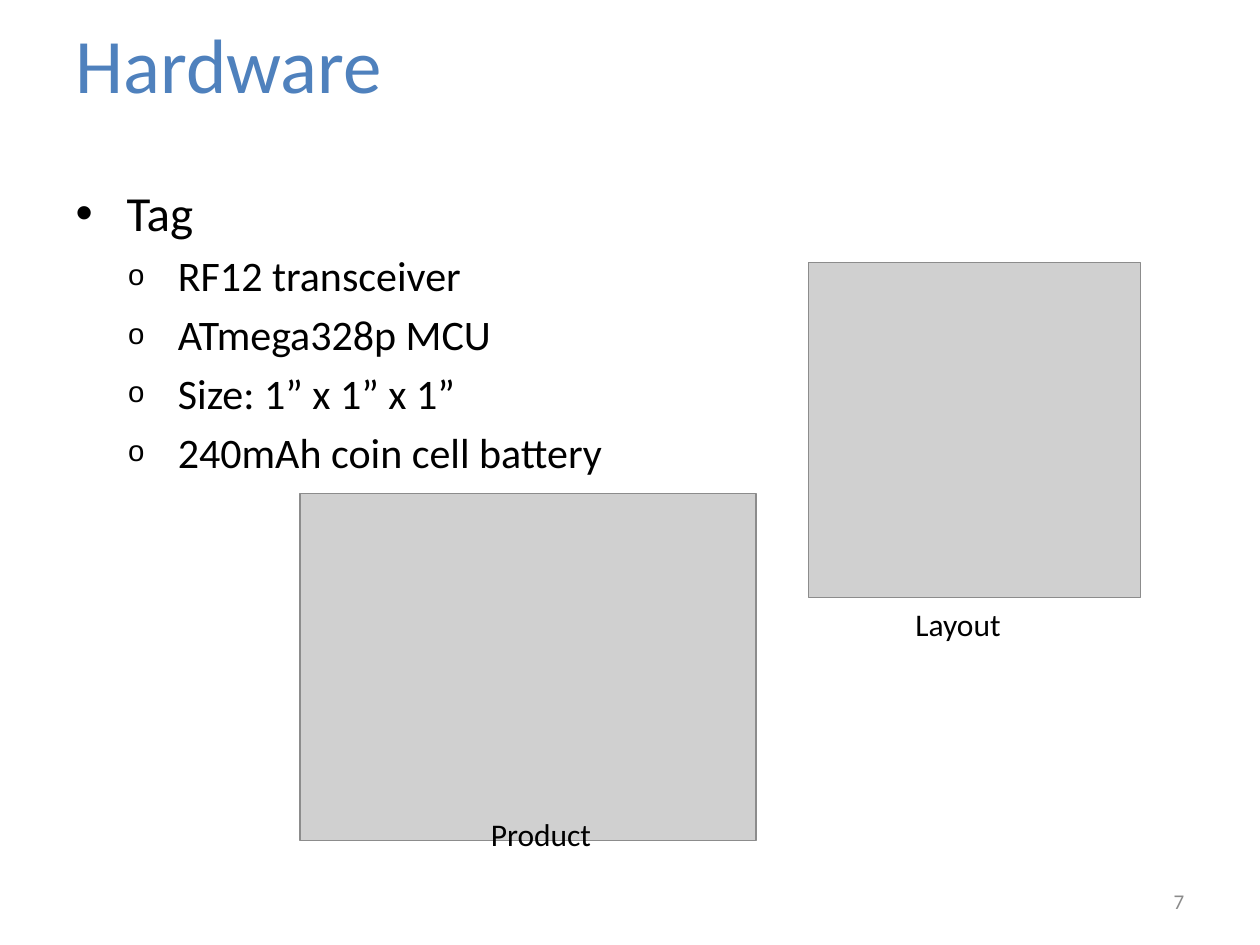
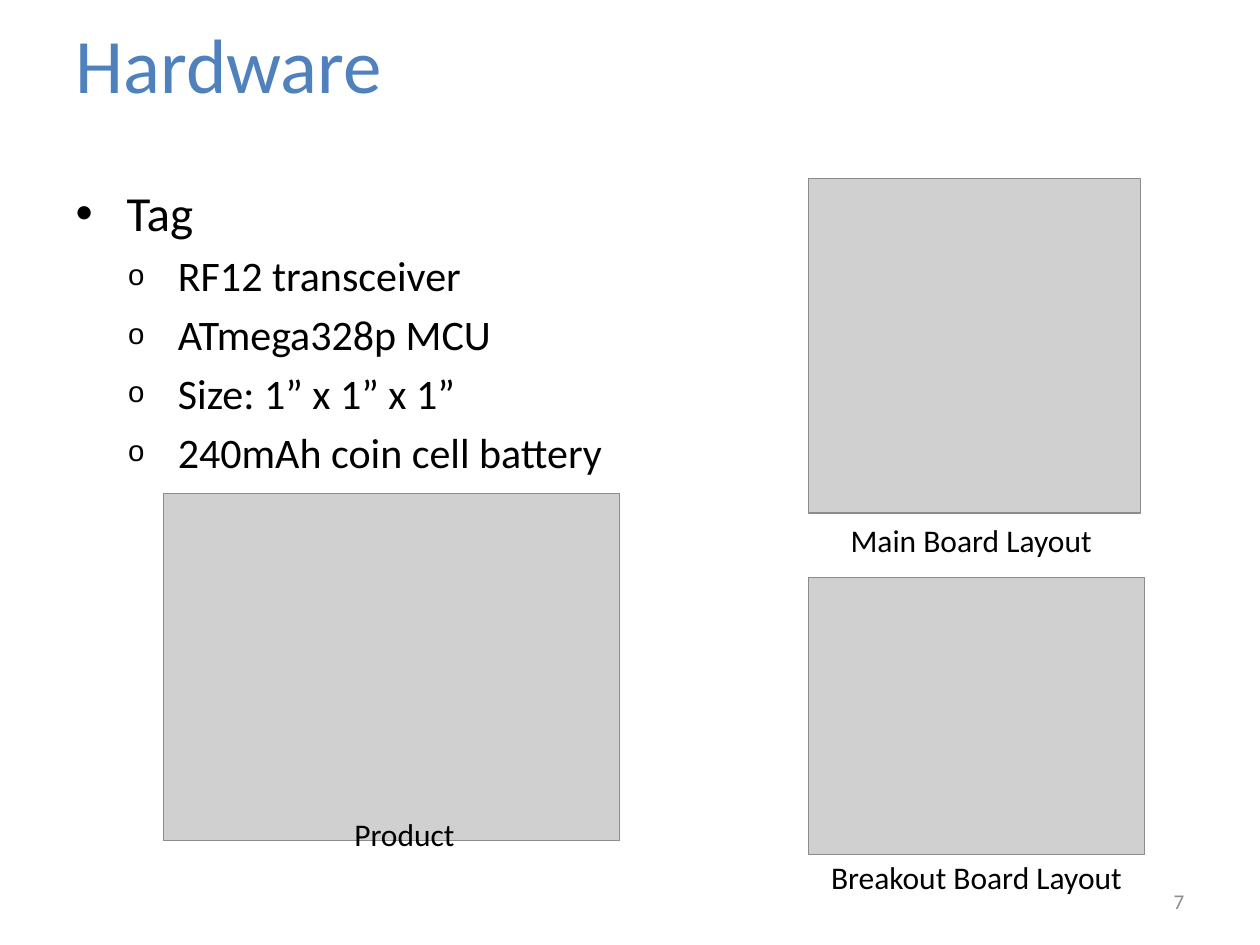
Before and after one commit to jolleekin/tiu-tracking, a slide deck: slide 7 of Docs/TIU_Tracking_Presentation_v1.pptx. Drawn at 1260x945 pixels with LibreOffice and Linux fonts; fonts in the diff are those of the drawing; grey boxes stand for pictures; background and template pictures are left out. Boxes give left, top, right and bottom in pixels: in the first picture for what was removed or moved away, otherwise in the second. Text is boxed around its words. In the diff, an @@ line names an element or a change of style, - is before the commit and + after.

```diff
--- a/Docs/TIU_Tracking_Presentation_v1.pptx
+++ b/Docs/TIU_Tracking_Presentation_v1.pptx
@@ picture: place and size @@
-picture at (809,262,1142,597)
+picture at (809,179,1142,514)
@@ picture: place and size @@
-picture at (300,494,756,840)
+picture at (164,494,620,840)
@@ text at (851,530,1091,557): text changed @@
-Layout
+Main Board Layout
@@ picture added at (808,578,1145,855) @@
@@ text "Product": place and size @@
-text "Product" at (491,824,591,853)
+text "Product" at (354,824,454,853)
@@ text added at (831,867,1121,894), 18 pt, text #000000 @@
+Breakout Board Layout
```
Also in this commit, not shown: 2 other slides changed.
